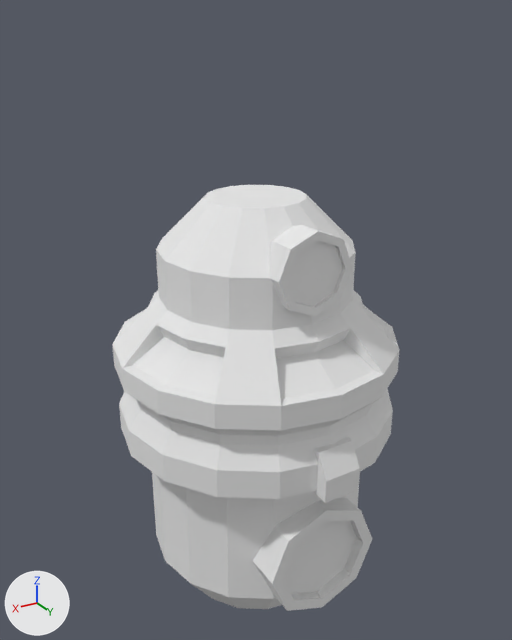
One commit to the Blender file Source Content/Characters/Little Guy/Little Guy.blend: the scene before it, then after it.
Before and after are seen from a 50 mm lens placed at (0.707, 1.179, 1.625), pointed at (-0.004, -0.006, 1.032). Arrows for +X, +Y and +Z are at lower left; the lights stay in place.

Before the edit, the objects in view are built like this:
```python
me_cylinder_003_cylinder = bpy.data.meshes.new('Cylinder_003_Cylinder')
me_cylinder_003_cylinder.from_pydata(...)  # 339 vertices, 330 faces; spans x -0.3..0.3, y -0.3..0.316, z 0.4..1.3
me_cylinder_003_cylinder.materials.append(mat_null)  # its picture is missing
ob_mesh = bpy.data.objects.new('Mesh', me_cylinder_003_cylinder)
ob_mesh.location = (0.0, 0.0, 0.0)
```
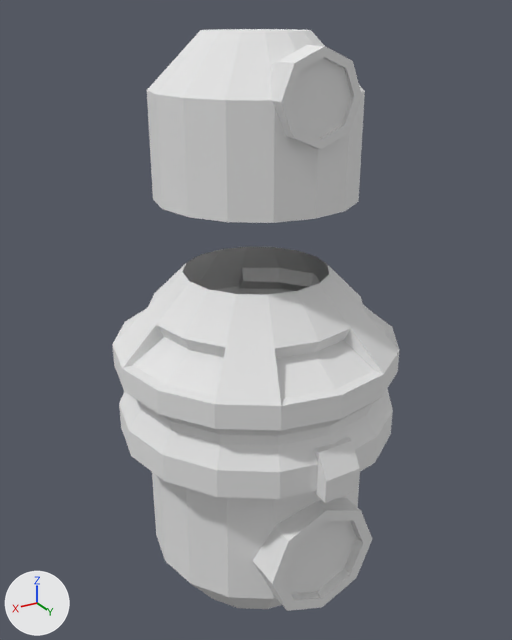
Changed parts and their boxes [x1, y1, x2, y2] in the pictures (512 x 640 px; the box of a moved part takes in the faces that stretch with it):
'Mesh', reshaped (37% taller)
    before: [112, 185, 400, 611]
    after: [112, 29, 400, 611]
part 1 of me_cylinder_003_cylinder, moved or reshaped
    before: [269, 225, 352, 316]
    after: [270, 45, 362, 149]
part 2 of me_cylinder_003_cylinder, moved or reshaped
    before: [156, 185, 356, 330]
    after: [147, 29, 365, 223]

The change, as a list of edits to the scene's bpy script:
```text
Change me_cylinder_003_cylinder:
    where me_cylinder_003_cylinder.from_pydata(...)  # 339 vertices, 330 faces; spans x -0.3..0.3, y -0.3..0.316, z 0.4..1.3
    used by ob_mesh; location = (0.0, 0.0, 0.0)
    me_cylinder_003_cylinder part 1: the loose piece of 38 vertices spanning x -0.08..0.08, y 0.11..0.21, z 1.12..1.28 is moved by (0.0, 0.0, 0.3)
    me_cylinder_003_cylinder part 2: the loose piece of 49 vertices spanning x -0.2..0.2, y -0.2..0.2, z 1.0..1.3 is moved by (0.0, 0.0, 0.3)
```
